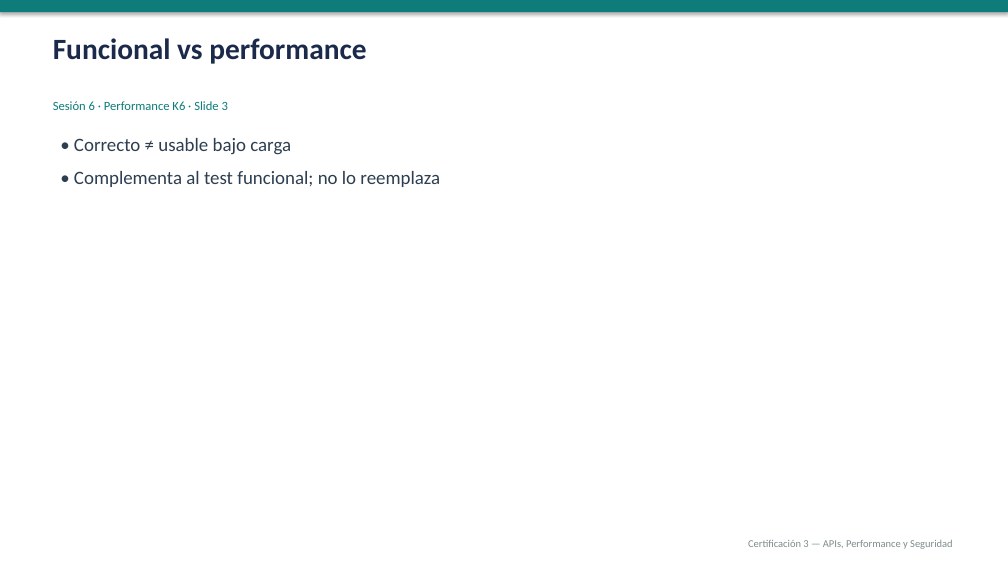
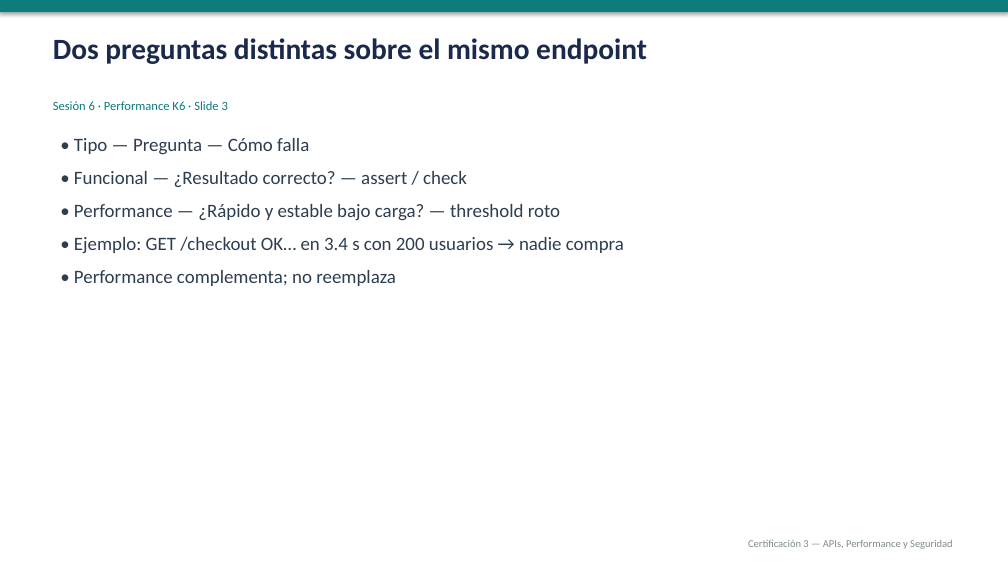
Before and after one commit to gbarandica/qa-automation-certification-3, a slide deck: slide 3 of sesiones/sesion-06/sesion-06.pptx. Drawn at 1008x567 pixels with LibreOffice and Linux fonts; fonts in the diff are those of the drawing. Boxes give left, top, right and bottom in pixels: in the first picture for what was removed or moved away, otherwise in the second. Text is boxed around its words. In the diff, an @@ line names an element or a change of style, - is before the commit and + after.

Commit message:
feat: agregar laboratorio de performance con K6 (Sesión 6)

```diff
--- a/sesiones/sesion-06/sesion-06.pptx
+++ b/sesiones/sesion-06/sesion-06.pptx
@@ text at (53,38,647,64): text changed @@
-Funcional vs performance
+Dos preguntas distintas sobre el mismo endpoint
@@ text at (74,138,624,286): text changed @@
-• Correcto ≠ usable bajo carga
-• Complementa al test funcional; no lo reemplaza
+• Tipo — Pregunta — Cómo falla
+• Funcional — ¿Resultado correcto? — assert / check
+• Performance — ¿Rápido y estable bajo carga? — threshold roto
+• Ejemplo: GET /checkout OK… en 3.4 s con 200 usuarios → nadie compra
+• Performance complementa; no reemplaza
```
Also in this commit, not shown: 19 other slides changed, 16 other files.
